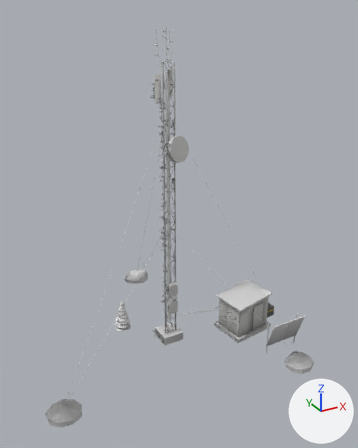
A saved change to the glTF model thin-air/assets/models/poi/summit_relay.glb.
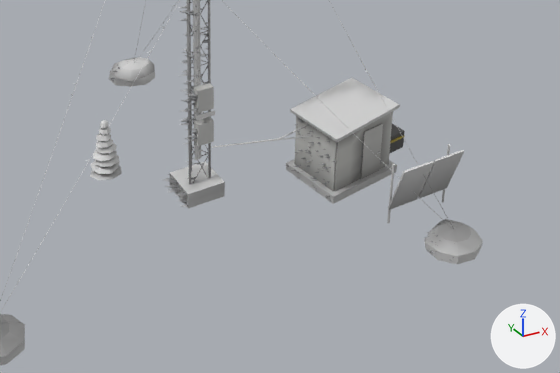
There are two pictures of each version: one whole from a 50 mm camera at (-11.1, -21.3, 17.4) aimed at (0.8, 0.3, 6.6), one close up on the part from 19% to 99% of the width and 54% to 96% of the height. Every picture has the same lights, and +X, +Y and +Z are marked at lower right. The first two pictures are the older version. Vertices at exactly the same position are counted once.

In view in the first close-up: 'detail', 'main', 'rime'.
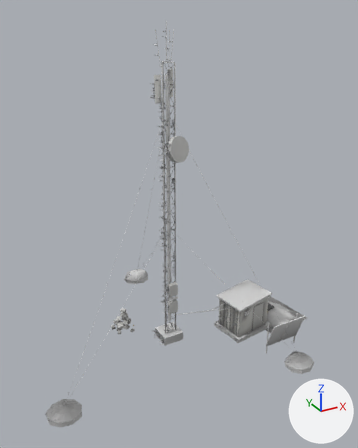
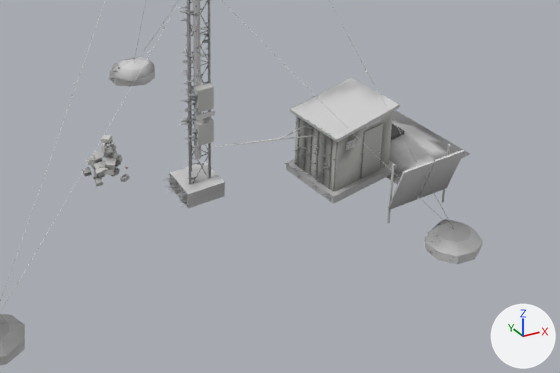
What changed in the scene script:
```text
Add mat_metal_dark:
    mat_metal_dark = bpy.data.materials.new('metal_dark')
    # nodes: BsdfPrincipled, Mix, OutputMaterial, VertexColor
    # colours: white #e7e7e7, mixed with the vertex colours
Add mat_snow:
    mat_snow = bpy.data.materials.new('snow')
    # nodes: BsdfPrincipled, Mix, OutputMaterial, VertexColor
    # colours: white #e7e7e7, mixed with the vertex colours
Add mat_panel:
    mat_panel = bpy.data.materials.new('panel')
    # nodes: BsdfPrincipled, Mix, OutputMaterial, VertexColor
    # colours: white #e7e7e7, mixed with the vertex colours
Change me_main:
    remove me_main.from_pydata(...)  # 1591 vertices, 2604 faces; spans x -2.7..6.6, y -4.3..2.1, z -0.5..16.8
    add me_main.from_pydata(...)  # 1888 vertices, 3002 faces; spans x -2.8..8.3, y -4.3..2.2, z -0.5..16.8
    me_main part 1: the loose piece of 8 vertices spanning x 5.7..6.6, y -1.5..-1.3, z 0.3 is copied, and the copy is scaled about its middle by (0.389, 0.47, 5), then moved by (-2.4, -1.0, 1.2), in mat_metal_bare; it spans x 3.6..3.9, y -2.4..-2.3, z 1.4..1.6
    me_main part 2: the loose piece of 8 vertices spanning x 5.7..6.6, y -1.5..-1.3, z 0.3 is copied, and the copy is scaled about its middle by (0.0334, 0.213, 38), then moved by (-3.0, -0.8, 0.7), in mat_panel; it spans x 3.1..3.2, y -2.3..-2.2, z 0.0..1.9
    me_main part 3: the loose piece of 8 vertices spanning x 5.7..6.6, y -1.5..-1.3, z 0.3 is copied, and the copy is scaled about its middle by (0.0334, 0.213, 38), then moved by (-3.0, -0.6, 0.7), in mat_panel; it spans x 3.1, y -2.0..-1.9, z 0.0..1.9
    me_main part 4: the loose piece of 8 vertices spanning x 5.7..6.6, y -1.5..-1.3, z 0.3 is copied, and the copy is scaled about its middle by (0.0334, 0.213, 38), then moved by (-3.1, -0.3, 0.7), in mat_panel; it spans x 3.1, y -1.7, z 0.0..1.9
    me_main part 5: the loose piece of 8 vertices spanning x 5.7..6.6, y -1.5..-1.3, z 0.3 is copied, and the copy is scaled about its middle by (0.0334, 0.213, 38), then moved by (-3.1, 0.0, 0.7), in mat_panel; it spans x 3.0..3.1, y -1.4, z 0.0..1.9
    me_main part 6: the loose piece of 8 vertices spanning x 5.6..6.6, y -1.5..-0.7, z -0.2..0.4 is copied, and the copy is scaled about its middle by (0.0304, 0.0806, 3.17), then moved by (-3.1, 0.0, 0.8), in mat_panel; it spans x 3.0, y -1.2..-1.1, z 0.0..1.9
    me_main part 7: the loose piece of 8 vertices spanning x 5.6..6.6, y -1.5..-0.7, z -0.2..0.4 is copied, and the copy is scaled about its middle by (0.0304, 0.0806, 3.17), then moved by (-3.1, 0.2, 0.8), in mat_panel; it spans x 3.0, y -0.9..-0.8, z 0.0..1.9
    me_main part 8: the loose piece of 8 vertices spanning x 5.6..6.6, y -1.5..-0.7, z -0.2..0.4 is copied, and the copy is multiplied about its middle by the matrix ((-0.203, -0.193, -0.034), (0.19, -0.206, 0.034), (-0.048, 0.002, 0.278)), then moved by (-8.0, 2.6, 0.3), in mat_rock; it spans x -2.1..-1.7, y 1.3..1.7, z 0.4..0.6
    me_main part 9: the loose piece of 8 vertices spanning x -0.2..0.2, y -0.6..-0.3, z 1.6..2.3 is copied, and the copy is scaled about its middle by (0.389, 0.511, 0.163), then moved by (-1.9, 1.5, -1.9), in mat_rock; it spans x -2.0..-1.7, y 0.9..1.2, z 0.0..0.2
    me_main part 10: the loose piece of 8 vertices spanning x -0.2..-0.1, y -0.3, z 1.0..14.5 is copied, and the copy is scaled about its middle by (1.59, 6.01, 0.0117), then moved by (-2.3, 2.3, -7.4), in mat_rock; it spans x -2.7..-2.3, y 1.8..2.2, z 0.2..0.4
    me_main part 11: the loose piece of 8 vertices spanning x 5.6..6.6, y -1.5..-0.7, z -0.2..0.4 is copied, and the copy is turned 70.4 degrees about the z axis through its middle and scaled by 0.238, then moved by (-8.7, 2.3, 0.0), in mat_rock; it spans x -2.8..-2.5, y 1.0..1.3, z 0.1..0.2
    me_main part 12: the loose piece of 8 vertices spanning x 2.8..5.6, y -2.6..-0.2, z 1.9..2.2 is copied, and the copy is multiplied about its middle by the matrix ((0.099, -0.12, 0.018), (0.121, 0.096, -0.025), (0.008, 0.03, 0.154)), then moved by (-6.4, 2.7, -1.4), in mat_rock; it spans x -2.4..-1.9, y 1.1..1.6, z 0.4..0.7
    me_main part 13: the loose piece of 8 vertices spanning x -0.2..0.2, y -0.6..-0.3, z 1.6..2.3 is copied, and the copy is scaled about its middle by (-0.41, -0.932, 0.188), then moved by (-2.7, 2.3, -1.9), in mat_rock; it spans x -2.8..-2.6, y 1.8..2.0, z 0.0..0.2
    me_main part 14: a new loose piece of 132 vertices spanning x 4.9..8.3, y -3.0..0.6, z -0.2..0.3, in mat_snow
    me_main part 15: the loose piece of 26 vertices spanning x -2.4..-2.0, y 1.4..1.8, z 1.5..1.7 is deleted
    me_main part 16: the loose piece of 26 vertices spanning x -2.3..-2.1, y 1.5..1.7, z 1.7..1.9 is deleted
    me_main part 17: 24 vertices moved within x -2.6..-1.9, y 1.3..1.9, z 0.1..1.3; 140 vertices removed from x -2.7..-1.7, y 1.1..2.1, z 0.1..1.5; 110 vertices added at x -2.7..-1.7, y 1.1..2.0, z 0.0..1.3
    me_main part 18: 66 vertices moved within x 3.0..5.4, y -2.4..-0.4, z -0.1..1.9; 36 vertices removed from x 3.1..5.3, y -2.4..-0.4, z -0.1..1.9; 95 vertices added at x 3.1..5.3, y -2.4..-0.4, z -0.1..1.9
    me_main part 19: 355 kept faces spanning x 0.1..6.6, y -4.3..-0.2, z -0.5..2.2 get new vertex colours; the middle colour goes from grey #b4b4b3 to grey #b5b5b4
    me_main part 20: 181 faces spanning x 3.0..5.4, y -2.4..-0.4, z -0.1..1.9 switch from mat_paint_metal to mat_panel
    other edits to the shape of me_main do not show in these pictures
    add me_main.materials.append(mat_metal_dark)
    add me_main.materials.append(mat_snow)
```

Where the change shows, as pixel boxes [x1, y1, x2, y2] in the close-ups (560 x 373 px; the box of a moved part takes in the faces that stretch with it):
'main', reshaped
    before: [90, 0, 464, 223]
    after: [82, 0, 470, 223]
part 1 of me_main, added
    after: [346, 139, 356, 150]
part 2 of me_main, added (mostly hidden)
    after: [328, 139, 333, 189]
part 3 of me_main, added (mostly hidden)
    after: [322, 134, 326, 185]
part 4 of me_main, added (mostly hidden)
    after: [315, 130, 319, 180]
part 5 of me_main, added (mostly hidden)
    after: [309, 126, 313, 176]
part 6 of me_main, added (mostly hidden)
    after: [303, 122, 307, 171]
part 7 of me_main, added (mostly hidden)
    after: [297, 118, 300, 167]
part 8 of me_main, added
    after: [115, 155, 122, 165]
part 9 of me_main, added
    after: [120, 174, 130, 182]
part 10 of me_main, added
    after: [87, 156, 95, 165]
part 11 of me_main, added
    after: [95, 178, 103, 187]
part 12 of me_main, added
    after: [105, 156, 117, 170]
part 13 of me_main, added
    after: [82, 167, 92, 177]
part 14 of me_main, added
    after: [387, 110, 470, 185]
part 15 of me_main, deleted
    before: [99, 126, 111, 135]
part 16 of me_main, deleted
    before: [100, 120, 109, 129]
part 17 of me_main, moved or reshaped
    before: [90, 133, 122, 180]
    after: [91, 135, 120, 180]
part 18 of me_main, moved or reshaped
    both: [294, 112, 393, 191]
part 19 of me_main, edited (looks the same)
    both: [212, 109, 464, 223]
part 20 of me_main, recoloured
    both: [294, 112, 393, 190]
